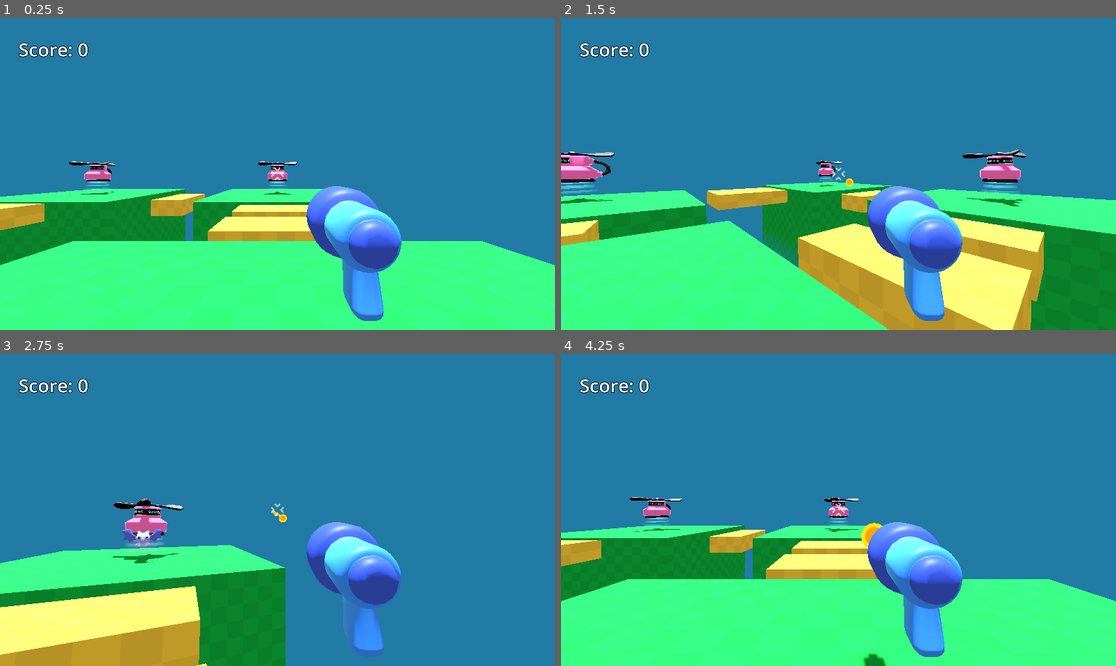
Above: before the commit, frames 1-4 (two rows, left to right).
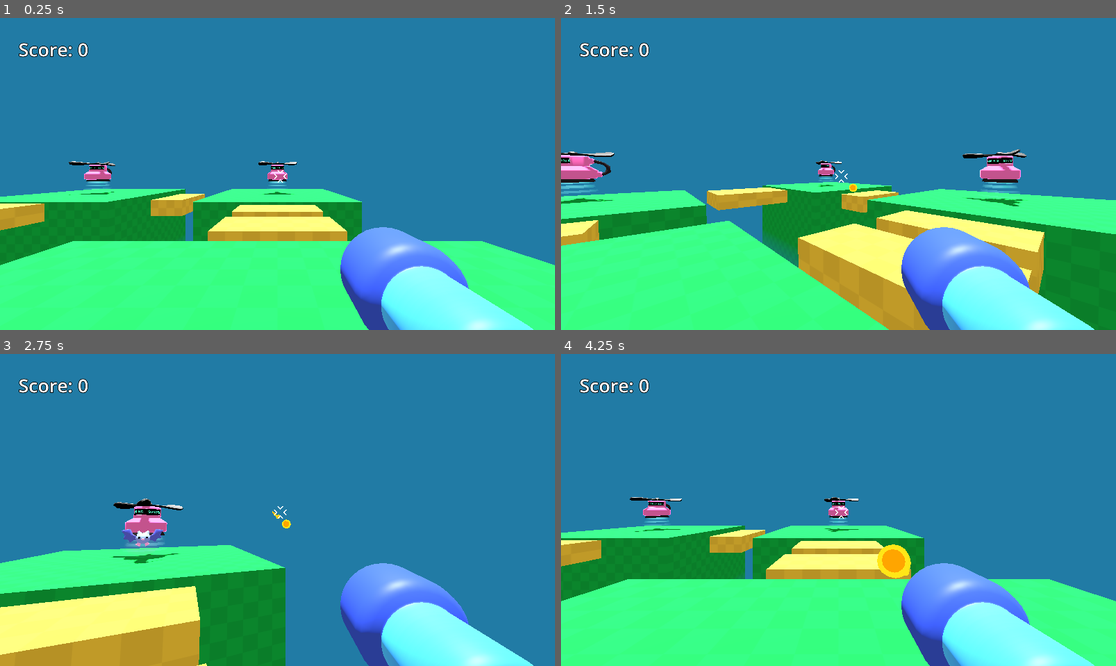
Above: after the commit, the same moments.

Repository: autrera/tutorial-fps-survivors-arena
Game: Godot game, scene res://game.tscn
Same seed, same stepped clock (60 frames per second), same inputs: the game is played once before the commit and once after it.
Inputs (mouse positions are in pixels of both pictures, inside the frame that each line leads up to):
- Up to frame 1 (0.25 s): no input
- Up to frame 2 (1.5 s): move the mouse to (866, 174) at 0.52 s; press the mouse at (866, 174) at 0.53 s; hold W (move_forward) from 0.53 s (still down); tap Space (jump) at 0.77 s; move the mouse to (810, 174) at 1.27 s; release the mouse at (810, 174) at 1.28 s; click (810, 174) at 1.35 s
- Up to frame 3 (2.75 s): keep holding W (move_forward); tap Space (jump) at 1.52 s; move the mouse to (288, 503) at 2.02 s; press the mouse at (288, 503) at 2.03 s
- Up to frame 4 (4.25 s): keep holding W (move_forward); move the mouse to (832, 516) at 2.77 s; release the mouse at (832, 516) at 2.78 s; click (832, 516) at 2.85 s; tap Space (jump) at 3.02, 3.77 s; move the mouse to (877, 513) at 3.52 s; press the mouse at (877, 513) at 3.53 s

The runs differ from the first frame. In frame 1, 9.1% of the frame differs, in the area x 48-97%, y 47-100%; in frame 2, 9.1%; in frame 3, 9.0%; in frame 4, 9.4%.

Commit message:
Tweak the player gun and reticle to be more precise

Diff:
--- a/player.tscn
+++ b/player.tscn
@@ -19,11 +19,11 @@
 transform = Transform3D(1, 0, 0, 0, 1, 0, 0, 0, 1, 0, 1.64347, 0)
 
 [node name="gun_model" parent="Camera3D" instance=ExtResource("1_4flbx")]
-transform = Transform3D(-0.634645, 0, 0.0161644, 0, 0.634851, 0, -0.0161644, 0, -0.634645, 0.376598, -0.28856, -1.01606)
+transform = Transform3D(-0.634645, 0, 0.0161644, 0, 0.634851, 0, -0.0161644, 0, -0.634645, 0.47379, -0.451478, -0.616063)
 
 [node name="Marker3D" type="Marker3D" parent="Camera3D"]
 unique_name_in_owner = true
-transform = Transform3D(1, 0, 0, 0, 1, 0, 0, 0, 1, 0.384937, -0.282894, -1.36082)
+transform = Transform3D(1, 0, 0, 0, 1, 0, 0, 0, 1, 0.482129, -0.445812, -0.960823)
 
 [node name="Reticle" type="TextureRect" parent="."]
 anchors_preset = 8
@@ -31,10 +31,10 @@
 anchor_top = 0.5
 anchor_right = 0.5
 anchor_bottom = 0.5
-offset_left = -24.0
-offset_top = -24.0
-offset_right = 24.0
-offset_bottom = 24.0
+offset_left = -14.0
+offset_top = -16.0
+offset_right = 34.0
+offset_bottom = 32.0
 grow_horizontal = 2
 grow_vertical = 2
 texture = ExtResource("3_i3pqv")
